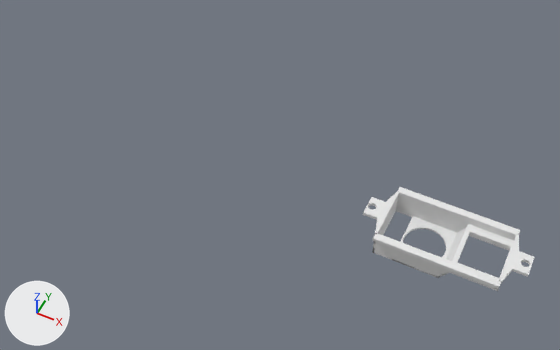
What one commit did to the Blender file model/liger.blend.
One viewpoint serves both versions: a 50 mm lens placed at (56.0, -259.0, 322.0), pointed at (-76.0, 5.0, -8.0). Lighting does not change. The marker at lower left points along +X, +Y and +Z.

Objects in the first picture: 'liger'.
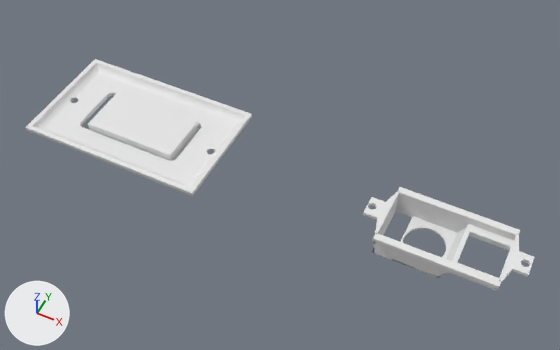
The newer file is also turned or shifted as a whole; pictures and numbers use the older file's frame.

The edits, one by one:
Mesh me_gfci_wallplate_singlegang is new.
It has 334 vertices, 676 faces and spans x -34.8..34.8, y -56.9..56.9, z 0.0..6.5.
Mesh me_cube is new.
It is a box spanning x -30.4..26.6, y -41.5..-10.5, z -22.3..1.4.
Object 'GFCI WallPlate SingleGang' (ob_gfci_wallplate_singlegang) is new; it shows me_gfci_wallplate_singlegang.
Its location is (-166.6, 0.0, 0.0).
Its rotation in degrees is (-180, 0, 90).
Object 'Cube' (ob_cube) is new; it shows me_cube.
Its location is (-162.0, 25.4, -1.2).

Location of each change, [x1, y1, x2, y2] in pixels of the pictures (560 x 350 px):
'GFCI WallPlate SingleGang', added
    after: [26, 59, 252, 196]
'Cube', added
    after: [88, 92, 199, 161]
